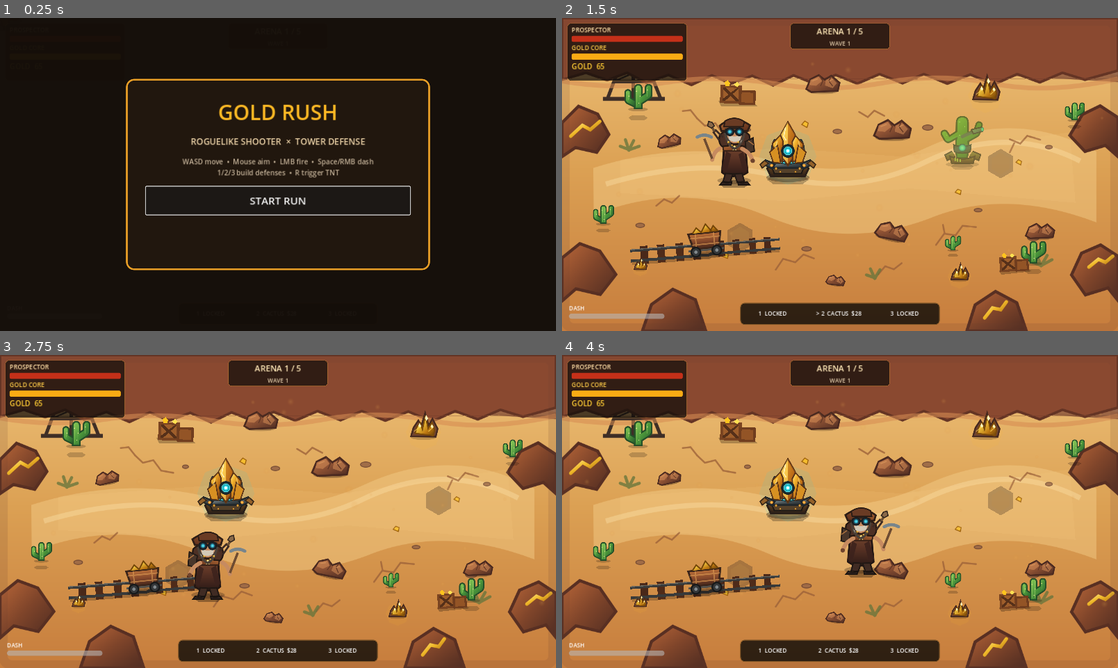
Above: before the commit, frames 1-4 (two rows, left to right).
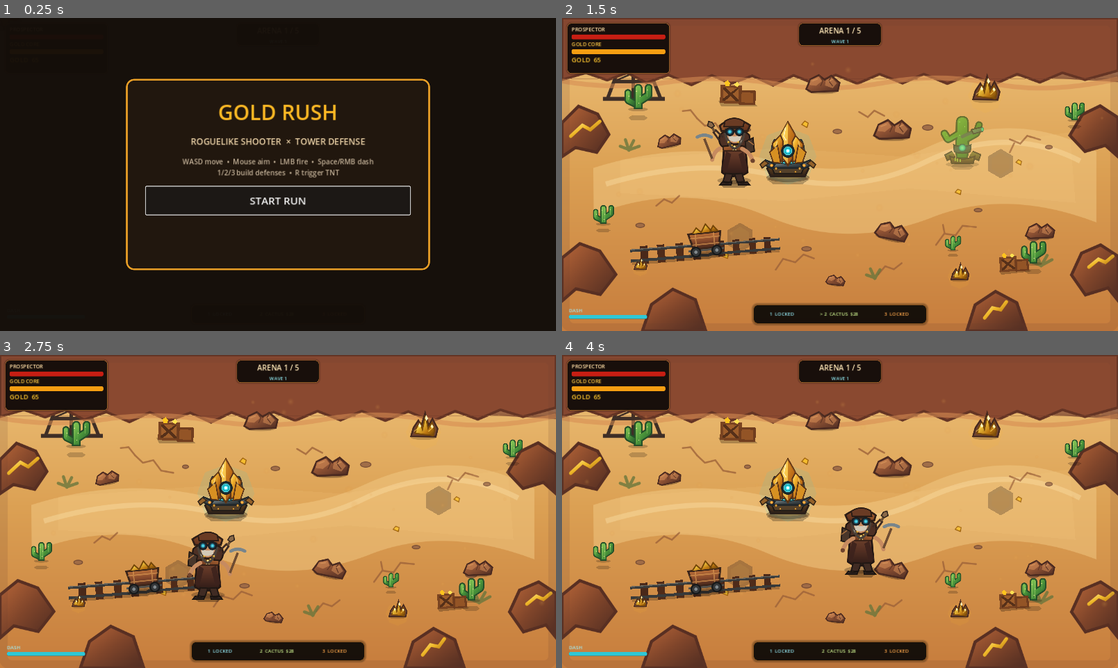
Above: after the commit, the same moments.

Repository: motomotoo1997-art/monster-quest
Game: Godot game, scene res://scenes/main/Main.tscn
The game is run twice, just before and just after one commit, with the same random seed, the same clock (stepped at 60 frames per second) and the same inputs.
Inputs (mouse positions are in pixels of both pictures, inside the frame that each line leads up to):
- Up to frame 1 (0.25 s): no input
- Up to frame 2 (1.5 s): click "START RUN" at 0.5 s; tap Enter at 1.25 s; move the mouse to (962, 158) at 1.27 s; hold D (move_right) from 1.28 s (still down); tap E (ability_e) at 1.35 s
- Up to frame 3 (2.75 s): move the mouse to (166, 527) at 2.02 s; release D (move_right) at 2.03 s; hold S (move_down) from 2.03 s (still down); tap Q (ability_q) at 2.1 s
- Up to frame 4 (4 s): move the mouse to (895, 442) at 2.77 s; release S (move_down) at 2.78 s; hold D (move_right) 2.78-3.53 s; tap R (ability_r) at 2.85 s; move the mouse to (812, 574) at 3.52 s; hold W (move_up) from 3.53 s (still down); tap 1 (build_1) at 3.6 s

The runs differ from the first frame. In frame 2, 6.1% of the frame differs, in the area x 0-68%, y 1-99%; in frame 3, 6.1%; in frame 4, 6.1%.

Commit message:
art: compact HUD into western-tech combat frame

Diff:
--- a/gold-rush-roguelike/scenes/ui/HUD.tscn
+++ b/gold-rush-roguelike/scenes/ui/HUD.tscn
@@ -1,40 +1,58 @@
-[gd_scene load_steps=6 format=3]
+[gd_scene load_steps=8 format=3]
 
 [ext_resource type="Script" path="res://scripts/ui/hud.gd" id="1"]
 
 [sub_resource type="StyleBoxFlat" id="PanelStyle"]
-bg_color = Color(0.055, 0.045, 0.035, 0.82)
+bg_color = Color(0.035, 0.028, 0.024, 0.88)
 border_width_left = 2
 border_width_top = 2
 border_width_right = 2
 border_width_bottom = 2
-border_color = Color(0.46, 0.31, 0.14, 0.88)
+border_color = Color(0.55, 0.34, 0.13, 0.94)
 corner_radius_top_left = 10
 corner_radius_top_right = 10
 corner_radius_bottom_right = 10
 corner_radius_bottom_left = 10
+shadow_color = Color(0, 0, 0, 0.32)
+shadow_size = 5
 
 [sub_resource type="StyleBoxFlat" id="InfoStyle"]
-bg_color = Color(0.055, 0.045, 0.035, 0.72)
+bg_color = Color(0.035, 0.028, 0.024, 0.84)
 border_width_left = 1
 border_width_top = 1
 border_width_right = 1
 border_width_bottom = 1
-border_color = Color(0.92, 0.65, 0.20, 0.34)
-corner_radius_top_left = 8
-corner_radius_top_right = 8
-corner_radius_bottom_right = 8
-corner_radius_bottom_left = 8
+border_color = Color(0.92, 0.62, 0.19, 0.48)
+corner_radius_top_left = 9
+corner_radius_top_right = 9
+corner_radius_bottom_right = 9
+corner_radius_bottom_left = 9
+shadow_color = Color(0, 0, 0, 0.24)
+shadow_size = 4
 
 [sub_resource type="StyleBoxFlat" id="HPFill"]
-bg_color = Color(0.77, 0.19, 0.10, 1)
+bg_color = Color(0.78, 0.12, 0.075, 1)
 corner_radius_top_left = 4
 corner_radius_top_right = 4
 corner_radius_bottom_right = 4
 corner_radius_bottom_left = 4
 
 [sub_resource type="StyleBoxFlat" id="CoreFill"]
-bg_color = Color(0.98, 0.67, 0.08, 1)
+bg_color = Color(0.96, 0.62, 0.07, 1)
+corner_radius_top_left = 4
+corner_radius_top_right = 4
+corner_radius_bottom_right = 4
+corner_radius_bottom_left = 4
+
+[sub_resource type="StyleBoxFlat" id="TrackStyle"]
+bg_color = Color(0.12, 0.07, 0.045, 0.92)
+corner_radius_top_left = 4
+corner_radius_top_right = 4
+corner_radius_bottom_right = 4
+corner_radius_bottom_left = 4
+
+[sub_resource type="StyleBoxFlat" id="DashFill"]
+bg_color = Color(0.18, 0.82, 0.88, 0.95)
 corner_radius_top_left = 4
 corner_radius_top_right = 4
 corner_radius_bottom_right = 4
@@ -57,8 +75,8 @@
 layout_mode = 0
 offset_left = 12.0
 offset_top = 12.0
-offset_right = 288.0
-offset_bottom = 145.0
+offset_right = 248.0
+offset_bottom = 128.0
 mouse_filter = 2
 theme_override_styles/panel = SubResource("InfoStyle")
 
@@ -66,133 +84,141 @@
 layout_mode = 0
 offset_left = 22.0
 offset_top = 17.0
-offset_right = 278.0
-offset_bottom = 139.0
-theme_override_constants/separation = 3
+offset_right = 238.0
+offset_bottom = 122.0
+theme_override_constants/separation = 2
 
 [node name="PlayerTitle" type="Label" parent="Root/TopLeft"]
 layout_mode = 2
 theme_override_colors/font_color = Color(1, 0.87, 0.65, 1)
-theme_override_font_sizes/font_size = 14
+theme_override_font_sizes/font_size = 12
 text = "PROSPECTOR"
 
 [node name="PlayerHP" type="ProgressBar" parent="Root/TopLeft"]
-custom_minimum_size = Vector2(246, 14)
-layout_mode = 2
-value = 100.0
-show_percentage = false
+custom_minimum_size = Vector2(206, 11)
+layout_mode = 2
+value = 100.0
+show_percentage = false
+theme_override_styles/background = SubResource("TrackStyle")
 theme_override_styles/fill = SubResource("HPFill")
 
 [node name="CoreTitle" type="Label" parent="Root/TopLeft"]
 layout_mode = 2
-theme_override_colors/font_color = Color(1, 0.80, 0.28, 1)
-theme_override_font_sizes/font_size = 14
+theme_override_colors/font_color = Color(1, 0.79, 0.27, 1)
+theme_override_font_sizes/font_size = 12
 text = "GOLD CORE"
 
 [node name="CoreHP" type="ProgressBar" parent="Root/TopLeft"]
-custom_minimum_size = Vector2(246, 14)
-layout_mode = 2
-value = 100.0
-show_percentage = false
+custom_minimum_size = Vector2(206, 11)
+layout_mode = 2
+value = 100.0
+show_percentage = false
+theme_override_styles/background = SubResource("TrackStyle")
 theme_override_styles/fill = SubResource("CoreFill")
 
 [node name="Gold" type="Label" parent="Root/TopLeft"]
 layout_mode = 2
-theme_override_colors/font_color = Color(1, 0.80, 0.20, 1)
-theme_override_font_sizes/font_size = 17
-text = "GOLD  0"
+theme_override_colors/font_color = Color(1, 0.78, 0.18, 1)
+theme_override_font_sizes/font_size = 15
+text = "◆  GOLD  0"
 
 [node name="TopCenterBackdrop" type="Panel" parent="Root"]
 layout_mode = 0
-offset_left = 525.0
+offset_left = 545.0
 offset_top = 12.0
-offset_right = 755.0
-offset_bottom = 72.0
+offset_right = 735.0
+offset_bottom = 64.0
 mouse_filter = 2
 theme_override_styles/panel = SubResource("InfoStyle")
 
 [node name="TopCenter" type="VBoxContainer" parent="Root"]
 layout_mode = 0
-offset_left = 535.0
+offset_left = 555.0
 offset_top = 17.0
-offset_right = 745.0
-offset_bottom = 68.0
+offset_right = 725.0
+offset_bottom = 60.0
 
 [node name="Arena" type="Label" parent="Root/TopCenter"]
 layout_mode = 2
 theme_override_colors/font_color = Color(1, 0.91, 0.72, 1)
-theme_override_font_sizes/font_size = 19
+theme_override_font_sizes/font_size = 17
 text = "ARENA 1 / 5"
 horizontal_alignment = 1
 
 [node name="Wave" type="Label" parent="Root/TopCenter"]
 layout_mode = 2
-theme_override_colors/font_color = Color(0.88, 0.79, 0.66, 1)
-theme_override_font_sizes/font_size = 13
+theme_override_colors/font_color = Color(0.56, 0.90, 0.93, 1)
+theme_override_font_sizes/font_size = 11
 text = "WAVE 1"
 horizontal_alignment = 1
 
 [node name="BottomLeft" type="VBoxContainer" parent="Root"]
 layout_mode = 0
 offset_left = 16.0
-offset_top = 658.0
-offset_right = 236.0
+offset_top = 664.0
+offset_right = 196.0
 offset_bottom = 704.0
 theme_override_constants/separation = 2
 
 [node name="DashLabel" type="Label" parent="Root/BottomLeft"]
 layout_mode = 2
-theme_override_font_sizes/font_size = 13
+theme_override_colors/font_color = Color(0.62, 0.92, 0.95, 1)
+theme_override_font_sizes/font_size = 11
 text = "DASH"
 
 [node name="Dash" type="ProgressBar" parent="Root/BottomLeft"]
-custom_minimum_size = Vector2(210, 12)
-layout_mode = 2
-value = 100.0
-show_percentage = false
+custom_minimum_size = Vector2(180, 9)
+layout_mode = 2
+value = 100.0
+show_percentage = false
+theme_override_styles/background = SubResource("TrackStyle")
+theme_override_styles/fill = SubResource("DashFill")
 
 [node name="BottomCenter" type="PanelContainer" parent="Root"]
 layout_mode = 0
-offset_left = 410.0
-offset_top = 655.0
-offset_right = 870.0
-offset_bottom = 706.0
+offset_left = 440.0
+offset_top = 659.0
+offset_right = 840.0
+offset_bottom = 704.0
 theme_override_styles/panel = SubResource("PanelStyle")
 
 [node name="Slots" type="HBoxContainer" parent="Root/BottomCenter"]
 layout_mode = 2
-theme_override_constants/separation = 6
+theme_override_constants/separation = 4
 
 [node name="Slot1" type="Label" parent="Root/BottomCenter/Slots"]
-custom_minimum_size = Vector2(146, 38)
-layout_mode = 2
-theme_override_font_sizes/font_size = 13
+custom_minimum_size = Vector2(128, 34)
+layout_mode = 2
+theme_override_colors/font_color = Color(0.58, 0.91, 0.95, 1)
+theme_override_font_sizes/font_size = 11
 text = "1  LOCKED"
 horizontal_alignment = 1
 vertical_alignment = 1
 
 [node name="Slot2" type="Label" parent="Root/BottomCenter/Slots"]
-custom_minimum_size = Vector2(146, 38)
-layout_mode = 2
-theme_override_font_sizes/font_size = 13
+custom_minimum_size = Vector2(128, 34)
+layout_mode = 2
+theme_override_colors/font_color = Color(0.79, 0.93, 0.55, 1)
+theme_override_font_sizes/font_size = 11
 text = "2  CACTUS  $28"
 horizontal_alignment = 1
 vertical_alignment = 1
 
 [node name="Slot3" type="Label" parent="Root/BottomCenter/Slots"]
-custom_minimum_size = Vector2(146, 38)
-layout_mode = 2
-theme_override_font_sizes/font_size = 13
+custom_minimum_size = Vector2(128, 34)
+layout_mode = 2
+theme_override_colors/font_color = Color(1, 0.66, 0.29, 1)
+theme_override_font_sizes/font_size = 11
 text = "3  LOCKED"
 horizontal_alignment = 1
 vertical_alignment = 1
 
 [node name="BossPanel" type="VBoxContainer" parent="Root"]
 layout_mode = 0
-offset_left = 410.0
-offset_top = 82.0
-offset_right = 870.0
-offset_bottom = 132.0
+offset_left = 440.0
+offset_top = 76.0
+offset_right = 840.0
+offset_bottom = 122.0
 
 [node name="VBox" type="VBoxContainer" parent="Root/BossPanel"]
 layout_mode = 2
@@ -200,13 +226,14 @@
 [node name="Name" type="Label" parent="Root/BossPanel/VBox"]
 layout_mode = 2
 theme_override_colors/font_color = Color(1, 0.75, 0.17, 1)
-theme_override_font_sizes/font_size = 17
+theme_override_font_sizes/font_size = 15
 text = "GOLD BAR TANK"
 horizontal_alignment = 1
 
 [node name="BossHP" type="ProgressBar" parent="Root/BossPanel/VBox"]
-custom_minimum_size = Vector2(460, 16)
-layout_mode = 2
-value = 100.0
-show_percentage = false
+custom_minimum_size = Vector2(400, 13)
+layout_mode = 2
+value = 100.0
+show_percentage = false
+theme_override_styles/background = SubResource("TrackStyle")
 theme_override_styles/fill = SubResource("CoreFill")
